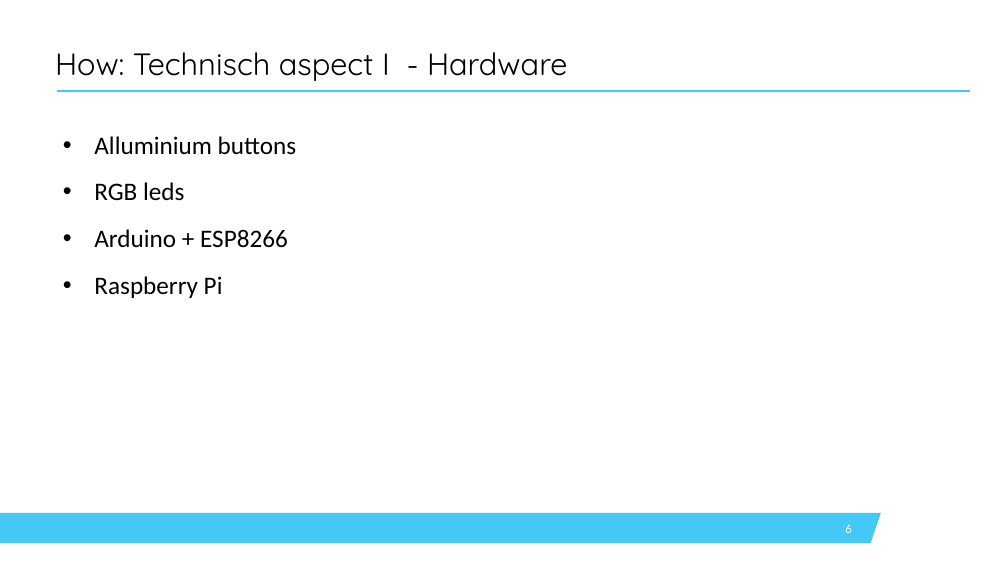
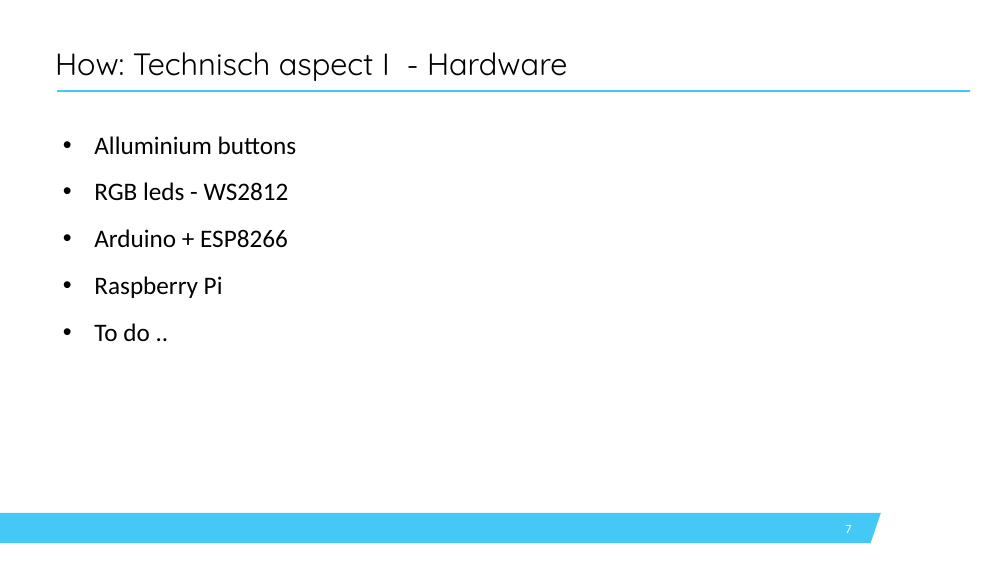
Before and after one commit to SoensJakob/Team-Project-Twister-2.0, a slide deck: slide 7 of Documents/13-11-2020_Presentatie.pptx (slide 6 before the commit). Drawn at 1008x567 pixels with LibreOffice and Linux fonts; fonts in the diff are those of the drawing; background and template pictures are left out. Boxes give left, top, right and bottom in pixels: in the first picture for what was removed or moved away, otherwise in the second. Text is boxed around its words. In the diff, an @@ line names an element or a change of style, - is before the commit and + after.

```diff
--- a/Documents/13-11-2020_Presentatie.pptx
+++ b/Documents/13-11-2020_Presentatie.pptx
@@ text at [94, 182, 289, 201]: text changed @@
-• RGB leds
+• RGB leds - WS2812
@@ text at [94, 323, 150, 341]: paragraph added @@
+• To do ..
@@ page number at [845, 525, 851, 533]: text changed @@
-6
+7
```
Also in this commit, not shown: 4 other slides changed, 1 other file.
